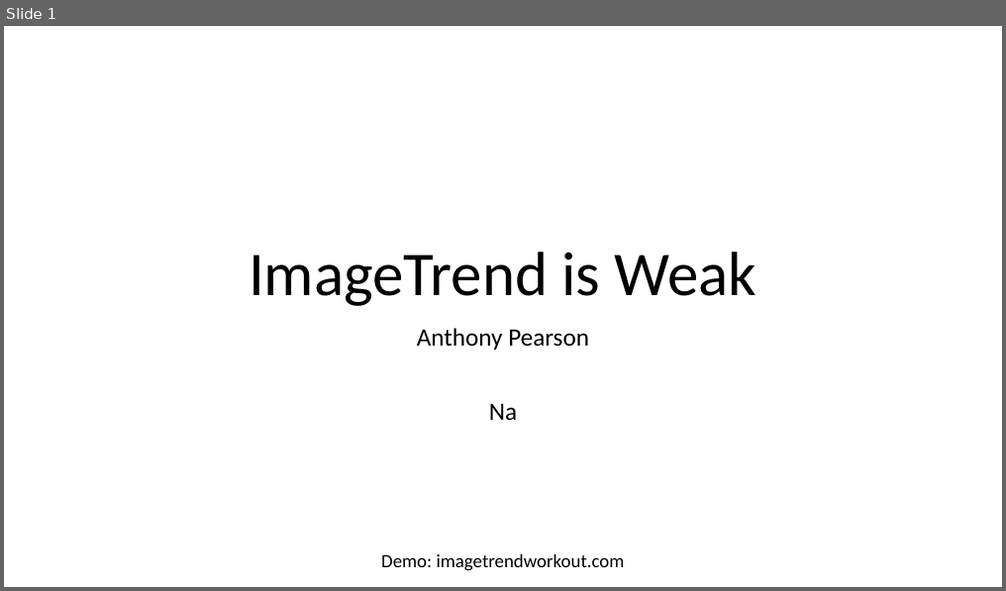
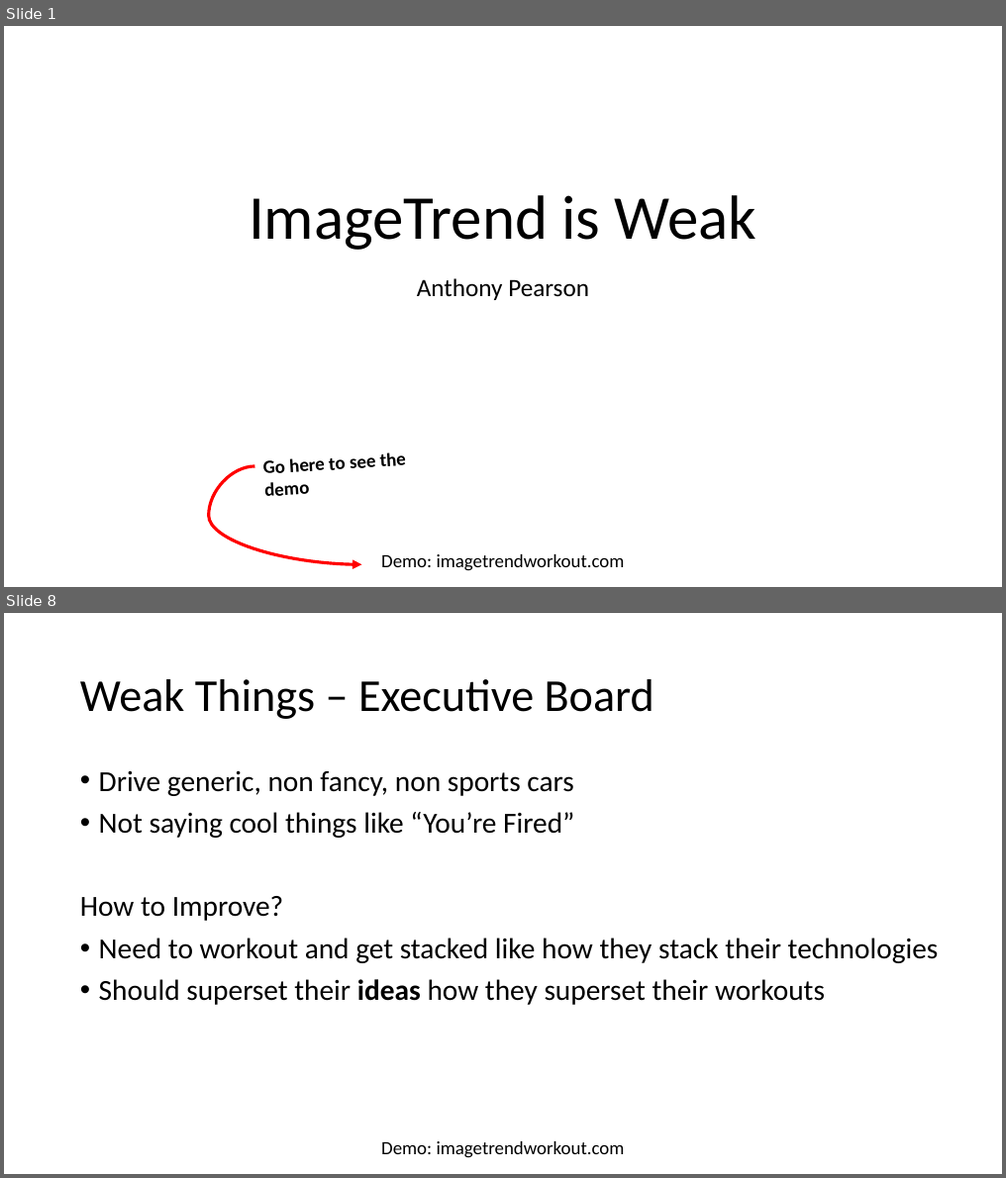
Before and after one commit to ajgoldenwings/imagetrendworkout, a slide deck: Presentation.pptx. Shown one above the other, each under a label of ours: slide 1 before the commit, slides 1 and 8 after it; the slides between them are not shown. The pictures are 1006x591 and 1006x1178 pixels, drawn with LibreOffice and Linux fonts; fonts in the diff are those of the drawing. Boxes give left, top, right and bottom in pixels: in the first picture for what was removed or moved away, otherwise in the second. Text is boxed around its words. In the diff, an @@ line names an element or a change of style, - is before the commit and + after.

```diff
--- a/Presentation.pptx
+++ b/Presentation.pptx
@@ slide 8 added at box(4, 613, 1002, 1174), background #FFFFFF; not listed: 1 template element that a slide beside it also shows @@
@@ title added at box(80, 679, 654, 719), 44 pt, text #000000 @@
+Weak Things – Executive Board
@@ text added at box(80, 770, 939, 1005), 28 pt, text #000000 @@
+• Drive generic, non fancy, non sports cars
+• Not saying cool things like “You’re Fired”
+How to Improve?
+• Need to workout and get stacked like how they stack their technologies
+• Should superset their ideas how they superset their workouts
@@ slide 1 changed as well @@
@@ title "ImageTrend is Weak": place and size @@
-title "ImageTrend is Weak" at box(249, 252, 757, 306)
+title "ImageTrend is Weak" at box(249, 195, 757, 250)
@@ subtitle "Anthony Pearson": place and size @@
-subtitle "Anthony Pearson" at box(417, 328, 589, 421)
+subtitle "Anthony Pearson" at box(417, 278, 589, 300)
@@ subtitle at box(489, 403, 517, 421): paragraph removed @@
-Na
@@ curved arrow added from (254, 467) to (361, 565), #FF0000 3 pt @@
@@ text added at box(263, 453, 406, 496), 18 pt, text #000000, bold @@
+Go here to see the demo
```
Also in this commit, not shown: 13 other slides added, 1 other file.
